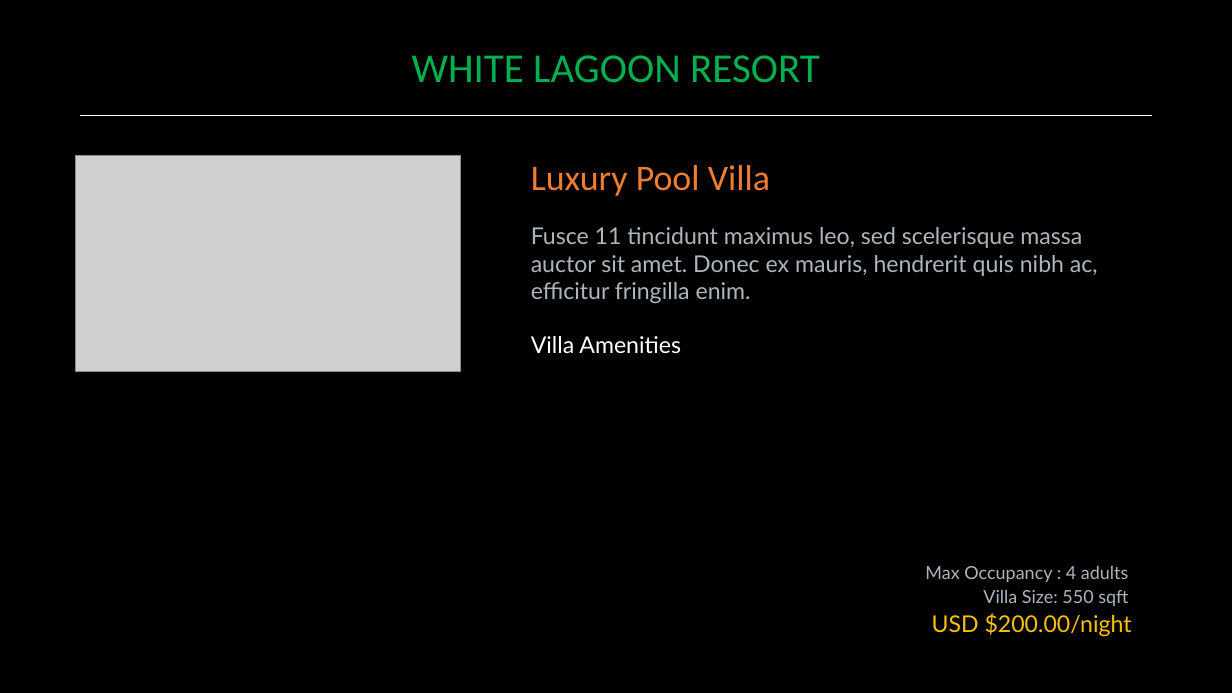
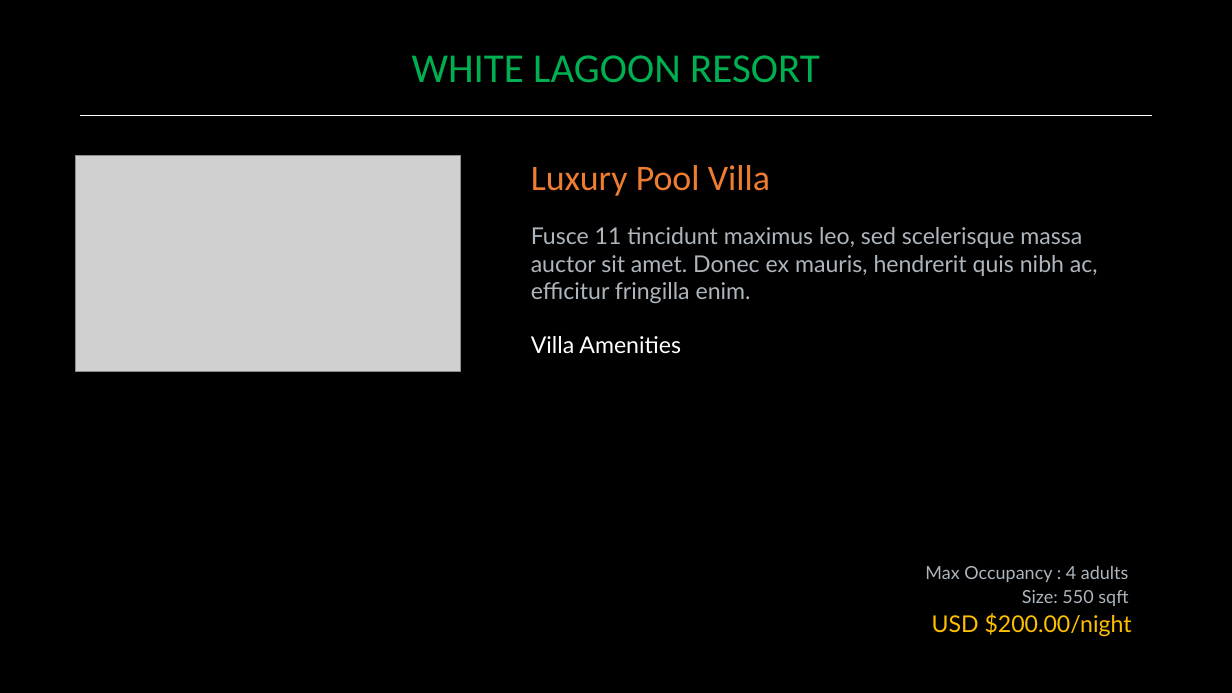
Before and after one commit to hassanrachdi90/Renting_Immobile, a slide deck: slide 1 of Renting_Immobile/wwwroot/exports/ExportVillaDetails.pptx. Drawn at 1232x693 pixels with LibreOffice and Linux fonts; fonts in the diff are those of the drawing; grey boxes stand for pictures. Boxes give left, top, right and bottom in pixels: in the first picture for what was removed or moved away, otherwise in the second. Text is boxed around its words. In the diff, an @@ line names an element or a change of style, - is before the commit and + after.

```diff
--- a/Renting_Immobile/wwwroot/exports/ExportVillaDetails.pptx
+++ b/Renting_Immobile/wwwroot/exports/ExportVillaDetails.pptx
@@ text at [1022,590,1128,606]: text changed @@
-Villa Size: 550 sqft
+Size: 550 sqft
```
Also in this commit, not shown: 11 other files.
